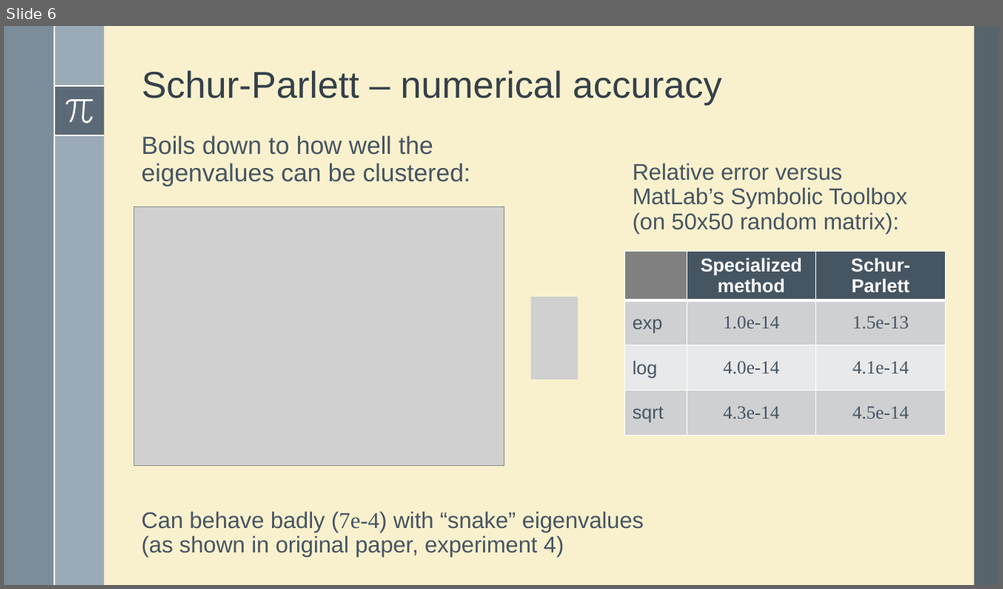
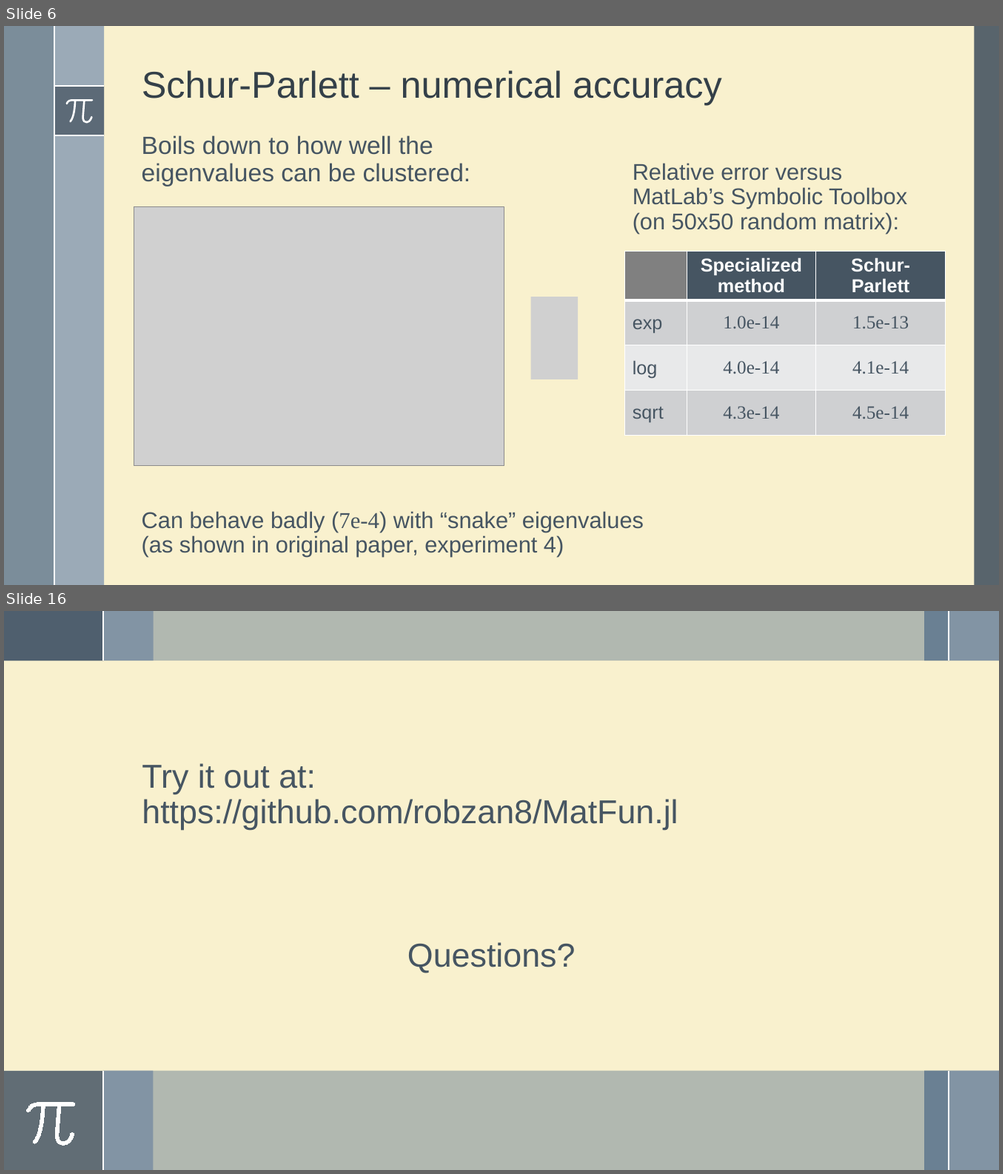
Before and after one commit to robzan8/MatFun.jl, a slide deck: docs/slides pd2ggaln/MatFun.pptx. Shown one above the other, each under a label of ours: slide 6 before the commit, slides 6 and 16 after it; the slides between them are not shown. The pictures are 1003x589 and 1003x1174 pixels, drawn with LibreOffice and Linux fonts; fonts in the diff are those of the drawing; grey boxes stand for pictures. Boxes give left, top, right and bottom in pixels: in the first picture for what was removed or moved away, otherwise in the second. Text is boxed around its words. In the diff, an @@ line names an element or a change of style, - is before the commit and + after.

```diff
--- a/docs/slides pd2ggaln/MatFun.pptx
+++ b/docs/slides pd2ggaln/MatFun.pptx
@@ slide 16 added at [4,611,999,1170], background #F9F1CE @@
@@ rectangle added at [4,611,103,661], fill #6A8093 @@
@@ rectangle added at [4,611,999,661], fill #6A8093 at 50% opacity @@
@@ rectangle added at [4,611,103,661], fill #475562 at 75% opacity @@
@@ rectangle added at [103,611,153,661], fill #9BAAB7 @@
@@ line added from (103, 611) to (103, 661), #FFFFFF 1.5 pt @@
@@ rectangle added at [924,611,948,661], fill #6A8093 @@
@@ rectangle added at [948,611,999,661], fill #9BAAB7 @@
@@ line added from (948, 611) to (948, 661), #FFFFFF 1.5 pt @@
@@ text added at [142,763,677,974], 32 pt, text #465562 @@
+Try it out at:
+https://github.com/robzan8/MatFun.jl
+Questions?
@@ rectangle added at [4,1071,999,1170], fill #6A8093 at 50% opacity @@
@@ rectangle added at [4,1071,103,1170], fill #475562 at 75% opacity @@
@@ rectangle added at [103,1071,153,1170], fill #9BAAB7 @@
@@ line added from (103, 1071) to (103, 1170), #FFFFFF 1.5 pt @@
@@ rectangle added at [924,1071,948,1170], fill #6A8093 @@
@@ rectangle added at [948,1071,999,1170], fill #9BAAB7 @@
@@ line added from (948, 1071) to (948, 1170), #FFFFFF 1.5 pt @@
@@ freeform shape added at [26,1103,75,1146], fill #FFFFFF, outline #FFFFFF 0.75 pt @@
```
Also in this commit, not shown: 3 slides changed, 6 other slides added, 4 slides removed, 12 other files.
